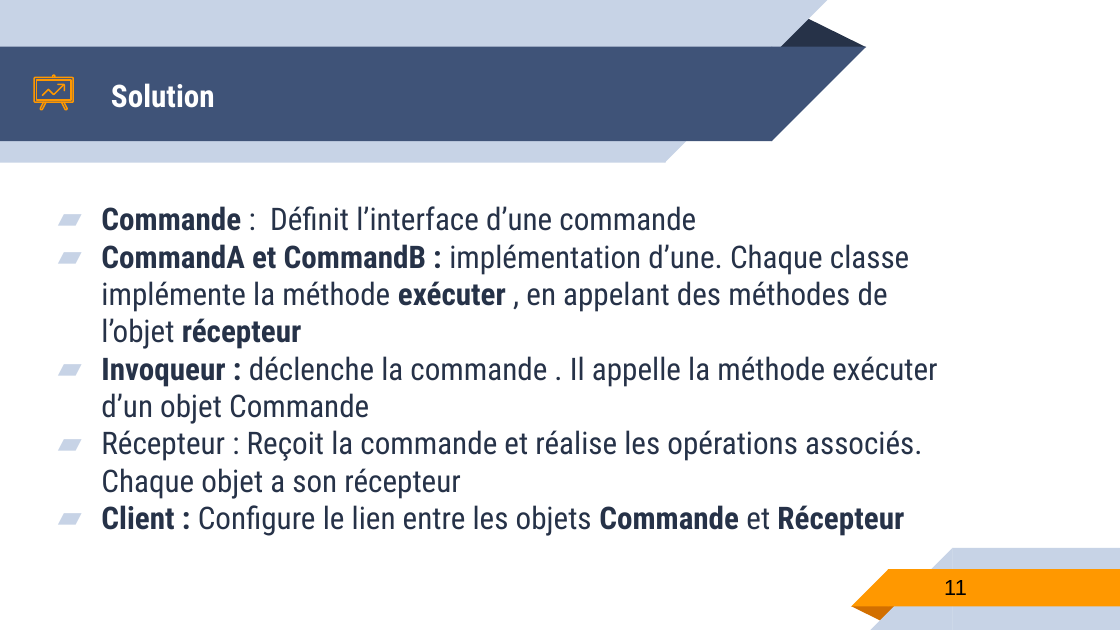
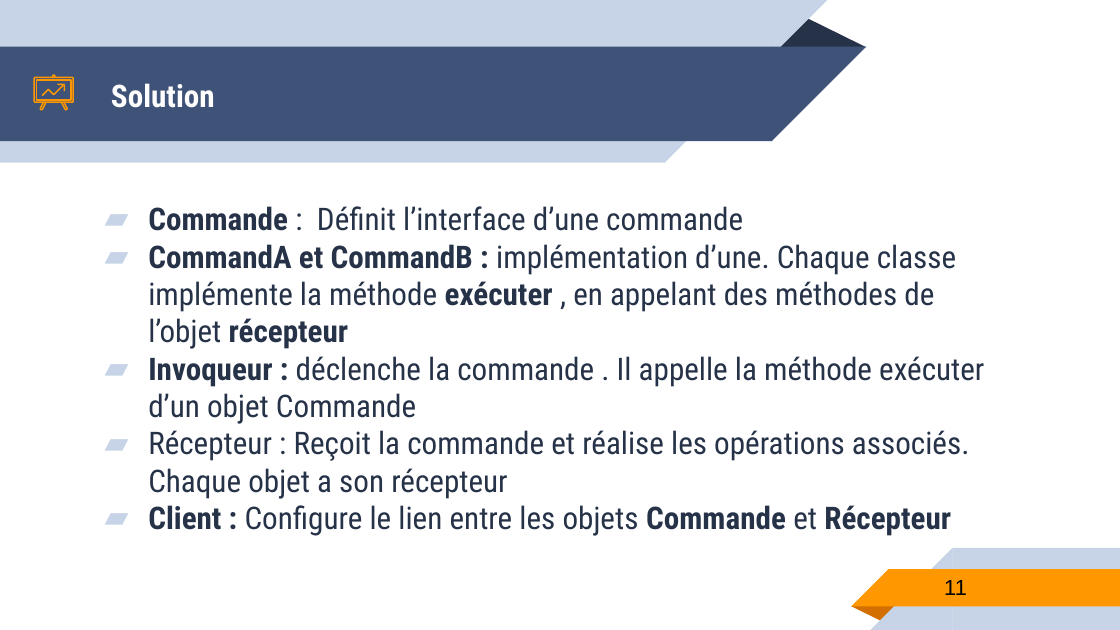
Before and after one commit to RaymondBirame/Pattern_Command, a slide deck: slide 11 of DP_Command.pptm. Drawn at 1120x630 pixels with LibreOffice and Linux fonts; fonts in the diff are those of the drawing. Boxes give left, top, right and bottom in pixels: in the first picture for what was removed or moved away, otherwise in the second. Text is boxed around its words. In the diff, an @@ line names an element or a change of style, - is before the commit and + after.

```diff
--- a/DP_Command.pptm
+++ b/DP_Command.pptm
@@ text "Commande : Définit l’interface d’une ...": place and size @@
-text "Commande : Définit l’interface d’une ..." at bbox=[101, 206, 937, 536]
+text "Commande : Définit l’interface d’une ..." at bbox=[148, 206, 984, 536]
```
Also in this commit, not shown: 5 other slides changed.
